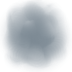
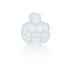
The second 72 x 72 image is a revision of the first. Changes to its layers:
removed layer "Background" over [left=0, top=0, right=72, bottom=72]
added layer "Body" (50%) above "Layer" over [left=13, top=12, right=55, bottom=64]
added layer "Layer" (75%) above "BG" over [left=1, top=1, right=67, bottom=71]
